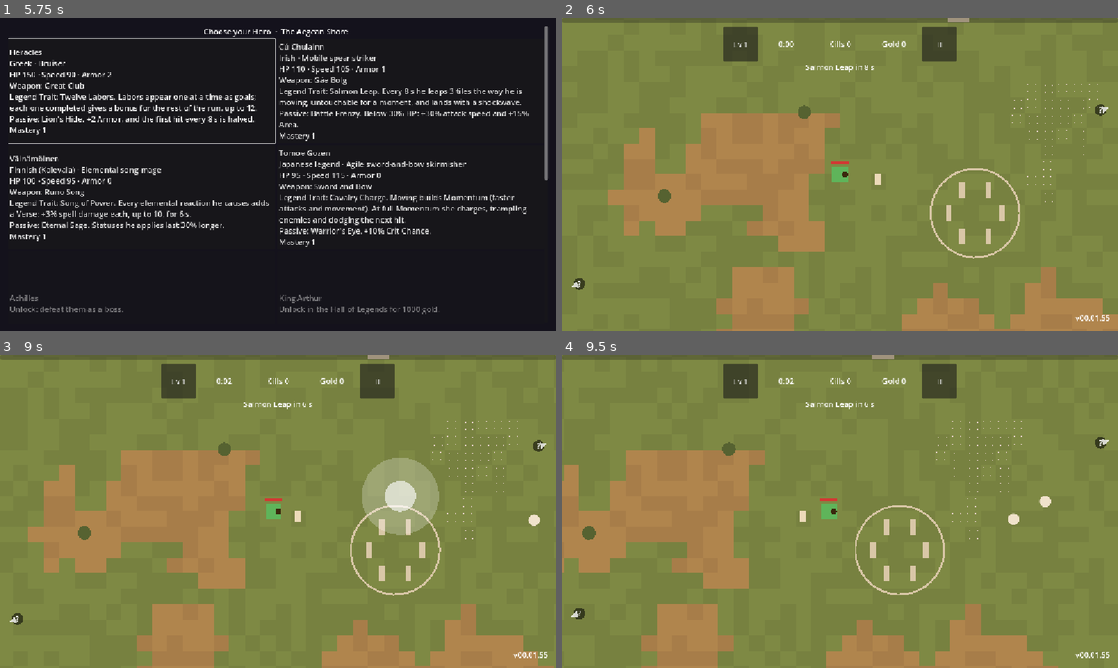
Above: before the commit, frames 1-4 (two rows, left to right).
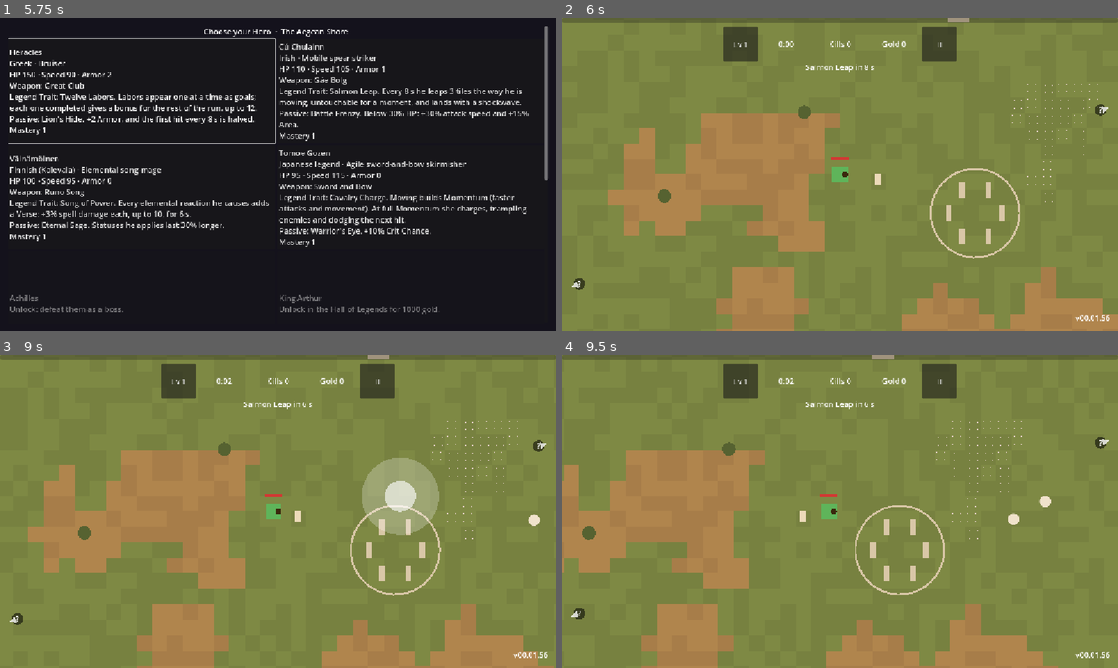
Above: after the commit, the same moments.

Repository: Zephino/Mythriven
Game: Godot game, scene res://scenes/main.tscn
Same seed, same stepped clock (60 frames per second), same inputs: the game is played once before the commit and once after it.
Inputs (mouse positions are in pixels of both pictures, inside the frame that each line leads up to):
- Up to frame 1 (5.75 s): click "Play" at 0.5 s; click "Play" at 1.25 s; click "Co-op" at 2 s; click "Public Games" at 2.75 s; click "Hall of Legends" at 3.5 s; click "Leaderboard" at 4.25 s; click "Suggest a Feature" at 5 s
- Up to frame 2 (6 s): click "The Aegean Shore Best none ye…" at 5.75 s
- Up to frame 3 (9 s): click "Lv 1" at 6.5 s; click "II" at 7.25 s; click "Resume" at 8 s; tap Enter (ui_accept) at 8.75 s; move the mouse to (400, 495) at 8.77 s; hold D (move_right) from 8.78 s (still down); hold R (resonance) from 8.78 s (still down); click (400, 495) at 8.92 s
- Up to frame 4 (9.5 s): keep holding D (move_right); keep holding R (resonance); tap Enter (ui_accept) at 9.02 s

Frame 1 is identical in both runs. In frame 2, less than 0.1% of the frame differs, in the area x 48-99%, y 44-97%; in frame 3, less than 0.1%; in frame 4, less than 0.1%.

Commit message:
v00.01.56 Review: First Hero sprite (Heracles) and draft art rules
Co-Authored-By: Claude Opus 5.5 <noreply@anthropic.com>
Claude-Session: https://claude.ai/code/session_015nF5Mw8v9R2Etpth2EQKF7

Diff:
--- /dev/null
+++ b/data/art/heracles.json
@@ -0,0 +1,143 @@
+{
+ "_doc": "Heracles (GAME_DESIGN.md: Heroes; owner-approved style test 10/31/2026). Pixel art as rows of letters, 1 letter = 1 pixel, drawn facing right; the game mirrors it to face left. '.' is transparent; every other letter is a colour from palette. Frames: idle, and walk (played in turn while moving). anchor is the pixel at the Hero's feet centre (placed on the Hero's position). Iconography from Greek art and Pseudo-Apollodorus: the Nemean lion's skin worn as a hood and cloak, paws knotted on the chest, a beard, a chiton, and the club.",
+ "size": [
+  18,
+  20
+ ],
+ "anchor": [
+  9,
+  19
+ ],
+ "palette": {
+  "o": "#2a1810",
+  "l": "#d09a38",
+  "L": "#9a6420",
+  "m": "#7a4a18",
+  "w": "#f4ecd8",
+  "s": "#e8b080",
+  "S": "#b87a50",
+  "k": "#1a1010",
+  "h": "#4a2a16",
+  "t": "#ece2c8",
+  "T": "#b8aa88",
+  "b": "#6a4020",
+  "c": "#b07a40",
+  "C": "#5a3418"
+ },
+ "frames": {
+  "idle": [
+   [
+    "......oo..........",
+    ".....oLloooooo....",
+    "....olllllllllo...",
+    "...olmllkllllllo..",
+    "...olmlLLLLLLLLLo.",
+    "...olmSwowowowooo.",
+    "...olmSsssksso....",
+    "...olmSsssssSSo...",
+    "...olmShhhhhhSo...",
+    "..olmmohhhhhhho...",
+    "..olmSlltttttLso..",
+    "..olmSsLlttlttsoo.",
+    "..olmSssLlttttsoco",
+    "..olLobbbbbbbbsoco",
+    "..oLLottttttttocCo",
+    "...oLotttTTtttocco",
+    "....oottttttoooCco",
+    ".....osso.ossoccCo",
+    ".....osso.osso.oo.",
+    ".....oooo.oooo...."
+   ]
+  ],
+  "walk": [
+   [
+    "......oo..........",
+    ".....oLloooooo....",
+    "....olllllllllo...",
+    "...olmllkllllllo..",
+    "...olmlLLLLLLLLLo.",
+    "...olmSwowowowooo.",
+    "...olmSsssksso....",
+    "...olmSsssssSSo...",
+    "...olmShhhhhhSo...",
+    "..olmmohhhhhhho...",
+    "..olmSlltttttLso..",
+    "..olmSsLlttlttsoo.",
+    "..olmSssLlttttsoco",
+    "..olLobbbbbbbbsoco",
+    "..oLLottttttttocCo",
+    "...oLotttTTtttocco",
+    "....oottttttoooCco",
+    ".....osso..ossocCo",
+    ".....oso....osooo.",
+    "....obbo....obbo.."
+   ],
+   [
+    "......oo..........",
+    ".....oLloooooo....",
+    "....olllllllllo...",
+    "...olmllkllllllo..",
+    "...olmlLLLLLLLLLo.",
+    "...olmSwowowowooo.",
+    "...olmSsssksso....",
+    "...olmSsssssSSo...",
+    "...olmShhhhhhSo...",
+    "..olmmohhhhhhho...",
+    "..olmSlltttttLso..",
+    "..olmSsLlttlttsoo.",
+    "..olmSssLlttttsoco",
+    "..olLobbbbbbbbsoco",
+    "..oLLottttttttocCo",
+    "...oLotttTTtttocco",
+    "....oottttttoooCco",
+    ".....osso.ossoccCo",
+    ".....osso.osso.oo.",
+    ".....oooo.oooo...."
+   ],
+   [
+    "......oo..........",
+    ".....oLloooooo....",
+    "....olllllllllo...",
+    "...olmllkllllllo..",
+    "...olmlLLLLLLLLLo.",
+    "...olmSwowowowooo.",
+    "...olmSsssksso....",
+    "...olmSsssssSSo...",
+    "...olmShhhhhhSo...",
+    "..olmmohhhhhhho...",
+    "..olmSlltttttLso..",
+    "..olmSsLlttlttsoo.",
+    "..olmSssLlttttsoco",
+    "..olLobbbbbbbbsoco",
+    "..oLLottttttttocCo",
+    "...oLotttTTtttocco",
+    "....oottttttoooCco",
+    "......osso.ossocCo",
+    ".......osoosso.oo.",
+    ".......obboobbo..."
+   ],
+   [
+    "......oo..........",
+    ".....oLloooooo....",
+    "....olllllllllo...",
+    "...olmllkllllllo..",
+    "...olmlLLLLLLLLLo.",
+    "...olmSwowowowooo.",
+    "...olmSsssksso....",
+    "...olmSsssssSSo...",
+    "...olmShhhhhhSo...",
+    "..olmmohhhhhhho...",
+    "..olmSlltttttLso..",
+    "..olmSsLlttlttsoo.",
+    "..olmSssLlttttsoco",
+    "..olLobbbbbbbbsoco",
+    "..oLLottttttttocCo",
+    "...oLotttTTtttocco",
+    "....oottttttoooCco",
+    ".....osso.ossoccCo",
+    ".....osso.osso.oo.",
+    ".....oooo.oooo...."
+   ]
+  ]
+ }
+}
--- a/data/config.json
+++ b/data/config.json
@@ -48,9 +48,10 @@
     "placeholder_max_hp": 100,
     "placeholder_armor": 0,
     "body_radius_px": 7,
+    "walk_frame_px": 6,
     "hp_bar_width_px": 18,
     "hp_bar_height_px": 3,
-    "hp_bar_offset_px": 14,
+    "hp_bar_offset_px": 18,
     "hp_bar_color": "#d23c3c",
     "hp_bar_back_color": "#00000099",
     "snap_to_8_directions": true,
--- a/data/schemas.json
+++ b/data/schemas.json
@@ -57,6 +57,7 @@
               "placeholder_max_hp": "number",
               "placeholder_armor": "number",
               "body_radius_px": "number",
+              "walk_frame_px": "number",
               "hp_bar_width_px": "number",
               "hp_bar_height_px": "number",
               "hp_bar_offset_px": "number",
--- a/project.godot
+++ b/project.godot
@@ -11,7 +11,7 @@
 [application]
 
 config/name="Mythriven"
-config/version="00.01.55"
+config/version="00.01.56"
 run/main_scene="res://scenes/main.tscn"
 config/features=PackedStringArray("4.7", "GL Compatibility")
 
--- /dev/null
+++ b/scripts/art/pixel_art.gd
@@ -0,0 +1,65 @@
+class_name PixelArt
+extends RefCounted
+## Pixel-art sprites drawn from text (data/art/<id>.json; the rules are in
+## docs/ART_RULES.md): each frame is rows of letters, one letter per pixel,
+## and the palette says which colour each letter is ('.' is see-through).
+## Made into textures once and kept. Drawn with nearest-neighbour filtering at
+## 1 art pixel = 1 game pixel, so they stay crisp at the camera's zoom.
+
+const ART_DIR := "res://data/art/"
+
+## id -> {"anchor": Vector2, "size": Vector2, "frames": {name: [ImageTexture]}}, or {} when there's no art.
+static var _cache: Dictionary = {}
+
+
+## The art for `id` (a Hero id), or {} if it has none yet (the placeholder is drawn instead).
+static func find(id: String) -> Dictionary:
+	if _cache.has(id):
+		return _cache[id]
+	var art: Dictionary = {}
+	var path: String = ART_DIR + id + ".json"
+	if id != "" and FileAccess.file_exists(path):
+		art = build(JSON.parse_string(FileAccess.get_file_as_string(path)))
+	_cache[id] = art
+	return art
+
+
+## Textures from an art file's contents ({} if it's malformed).
+static func build(data: Variant) -> Dictionary:
+	if not data is Dictionary or not (data as Dictionary).get("frames") is Dictionary:
+		return {}
+	var palette: Dictionary = {}
+	for key: String in (data["palette"] as Dictionary):
+		palette[key] = Color.html(str(data["palette"][key]))
+	var frames: Dictionary = {}
+	for name: String in (data["frames"] as Dictionary):
+		var list: Array[ImageTexture] = []
+		for rows: Variant in data["frames"][name]:
+			list.append(_texture(rows, palette))
+		frames[name] = list
+	var size: Array = data.get("size", [16, 16])
+	var anchor: Array = data.get("anchor", [size[0] / 2, size[1] - 1])
+	return {"size": Vector2(size[0], size[1]), "anchor": Vector2(anchor[0], anchor[1]), "frames": frames}
+
+
+static func _texture(rows: Array, palette: Dictionary) -> ImageTexture:
+	var height: int = rows.size()
+	var width: int = str(rows[0]).length() if height > 0 else 1
+	var image := Image.create(width, maxi(height, 1), false, Image.FORMAT_RGBA8)
+	for y: int in height:
+		var row: String = str(rows[y])
+		for x: int in mini(row.length(), width):
+			var key: String = row[x]
+			if key != "." and palette.has(key):
+				image.set_pixel(x, y, palette[key])
+	return ImageTexture.create_from_image(image)
+
+
+## The frame to show: walking frames in turn while moving (`stride` is the
+## distance walked), else the first idle frame.
+static func frame(art: Dictionary, moving: bool, stride: float) -> ImageTexture:
+	var frames: Dictionary = art["frames"]
+	if moving and frames.has("walk") and not (frames["walk"] as Array).is_empty():
+		var walk: Array = frames["walk"]
+		return walk[int(stride / Data.cfg_float("player.walk_frame_px")) % walk.size()]
+	return (frames.get("idle", frames.values()[0]) as Array)[0]
--- a/scripts/player/player.gd
+++ b/scripts/player/player.gd
@@ -53,6 +53,9 @@
 ## equipped cosmetic aura (alpha 0 = none).
 var projectile_speed_mult: float = 1.0
 var palette_color := Color(0, 0, 0, 0)
+## Distance walked, for the walking frames of the Hero's pixel art.
+var _stride: float = 0.0
+var _last_drawn_at := Vector2.ZERO
 var aura_color := Color(0, 0, 0, 0)
 ## Ground patches (Phase 16+): quicksand slows (speed multiplier); frozen
 ## ponds slide (grip per second; 0 = full control).
@@ -132,6 +135,12 @@
 	if hp != _shown_hp:
 		_shown_hp = hp
 		queue_redraw()
+	# Walking frames: redraw as the Hero moves (own steering, pushes, or co-op updates).
+	var moved: float = position.distance_to(_last_drawn_at)
+	if moved > 0.0:
+		_stride += moved
+		_last_drawn_at = position
+		queue_redraw()
 
 
 ## Moves by one frame in `direction` (a unit vector or zero) and updates facing.
@@ -159,19 +168,41 @@
 		color = Color(Color.html(Data.cfg_string("coop.shade_color")), 0.55)
 	if aura_color.a > 0.0 and alive:
 		draw_arc(Vector2.ZERO, size_px * 0.95, 0.0, TAU, 24, aura_color, 2.0)
-	draw_rect(Rect2(Vector2(-size_px, -size_px) * 0.5, Vector2(size_px, size_px)), color)
+	var art: Dictionary = PixelArt.find(str(hero.get("id", "")))
+	if not art.is_empty():
+		_draw_art(art)
+	else:
+		draw_rect(Rect2(Vector2(-size_px, -size_px) * 0.5, Vector2(size_px, size_px)), color)
+		# A small dot on the facing side shows which way the player last moved.
+		var marker_px: float = Data.cfg_float("player.facing_marker_px")
+		var marker_color := Color.html(Data.cfg_string("player.facing_marker_color"))
+		draw_circle(facing * (size_px * 0.5 - marker_px * 0.5), marker_px * 0.5, marker_color)
+		if rooted_s > 0.0:
+			draw_rect(Rect2(Vector2(-size_px, -size_px) * 0.5, Vector2(size_px, size_px)), Color.html(Data.cfg_string("bosses.petrified_color")))
 	if invulnerable_s > 0.0:
 		draw_arc(Vector2.ZERO, size_px * 0.9, 0.0, TAU, 20, Color.html(Data.cfg_string("gods.invulnerable_color")), 2.0)
-	if rooted_s > 0.0:
-		draw_rect(Rect2(Vector2(-size_px, -size_px) * 0.5, Vector2(size_px, size_px)), Color.html(Data.cfg_string("bosses.petrified_color")))
-	# A small dot on the facing side shows which way the player last moved.
-	var marker_px: float = Data.cfg_float("player.facing_marker_px")
-	var marker_color := Color.html(Data.cfg_string("player.facing_marker_color"))
-	draw_circle(facing * (size_px * 0.5 - marker_px * 0.5), marker_px * 0.5, marker_color)
 	if downed:
 		_draw_downed(size_px)
 	elif not shade:
 		_draw_hp_bar()
+
+
+## The Hero's pixel art (PixelArt), feet at the bottom of the body, mirrored
+## when facing left; greyed when fallen, faded as a Shade, stone-grey when petrified.
+func _draw_art(art: Dictionary) -> void:
+	var texture: ImageTexture = PixelArt.frame(art, alive and velocity.length() > 1.0, _stride)
+	var anchor: Vector2 = art["anchor"]
+	var tint := Color.WHITE
+	if not alive:
+		tint = Color.html(Data.cfg_string("player.fallen_color"))
+	if shade:
+		tint = Color(Color.html(Data.cfg_string("coop.shade_color")), 0.55)
+	if rooted_s > 0.0:
+		tint = Color.html(Data.cfg_string("bosses.petrified_color"))
+	var left: bool = facing.x < 0.0
+	draw_set_transform(Vector2.ZERO, 0.0, Vector2(-1.0 if left else 1.0, 1.0))
+	draw_texture(texture, Vector2(-anchor.x, body_radius - anchor.y), tint)
+	draw_set_transform(Vector2.ZERO, 0.0, Vector2.ONE)
 
 
 ## A downed player: a shrinking ring for the bleed-out time, and the revive progress.
--- a/tests/test_heroes.gd
+++ b/tests/test_heroes.gd
@@ -219,3 +219,29 @@
 		ProjectilePattern.new(ProjectileManager.FLIGHT).fire(song, player, {"direction": Vector2.RIGHT}, _combat)
 		elements.append(projectiles._element[attack])
 	assert_eq(elements, ["fire", "ice", "lightning"] as Array[String])
+
+
+func test_hero_pixel_art_files_are_well_formed() -> void:
+	var dir := DirAccess.open(PixelArt.ART_DIR)
+	assert_not_null(dir, "data/art exists")
+	var checked: int = 0
+	for file: String in dir.get_files():
+		if not file.ends_with(".json"):
+			continue
+		var data: Variant = JSON.parse_string(FileAccess.get_file_as_string(PixelArt.ART_DIR + file))
+		assert_true(data is Dictionary, file + " is JSON")
+		var size: Array = data["size"]
+		for frame_name: String in (data["frames"] as Dictionary):
+			for rows: Variant in data["frames"][frame_name]:
+				assert_eq((rows as Array).size(), int(size[1]), "%s %s: every frame is %d rows" % [file, frame_name, size[1]])
+				for row: Variant in rows:
+					assert_eq(str(row).length(), int(size[0]), "%s %s: every row is %d pixels" % [file, frame_name, size[0]])
+					for letter: String in str(row):
+						assert_true(letter == "." or (data["palette"] as Dictionary).has(letter), "%s: '%s' is in the palette" % [file, letter])
+		assert_false(HeroRules.find(file.get_basename()).is_empty(), file + " is named after a Hero")
+		checked += 1
+	assert_gt(checked, 0)
+	var art: Dictionary = PixelArt.find("heracles")
+	assert_false(art.is_empty(), "Heracles has art")
+	assert_eq((art["frames"]["walk"] as Array).size(), 4, "a four-frame walk")
+	assert_true(PixelArt.find("no_such_hero").is_empty(), "Heroes without art keep the placeholder")
Not shown, changed: export_presets.cfg
Not shown, added: scripts/art/pixel_art.gd.uid
Not shown, changed: CHANGELOG.md
Not shown, changed: VERSION
Not shown, changed: docs/AI_STATUS.md
Not shown, added: docs/ART_RULES.md
